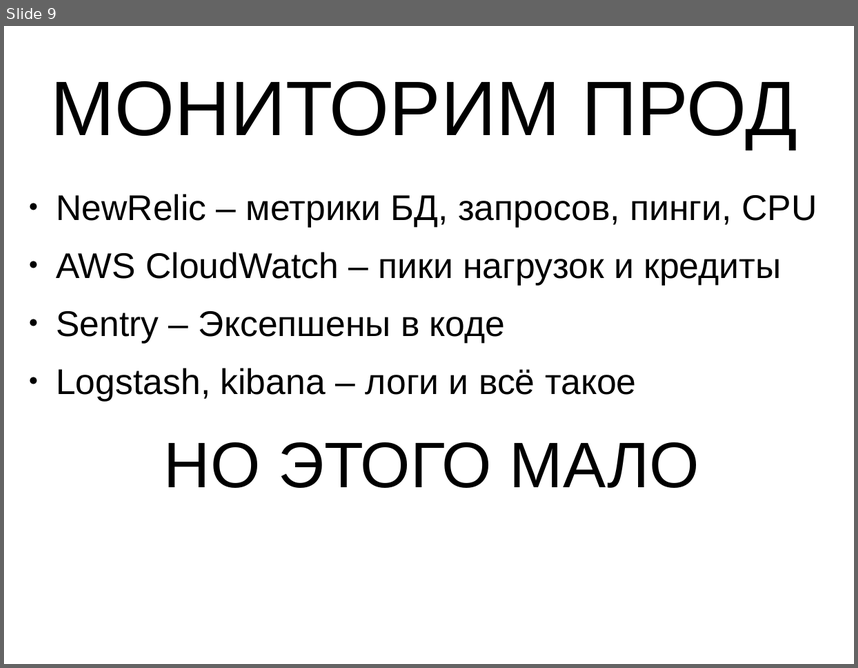
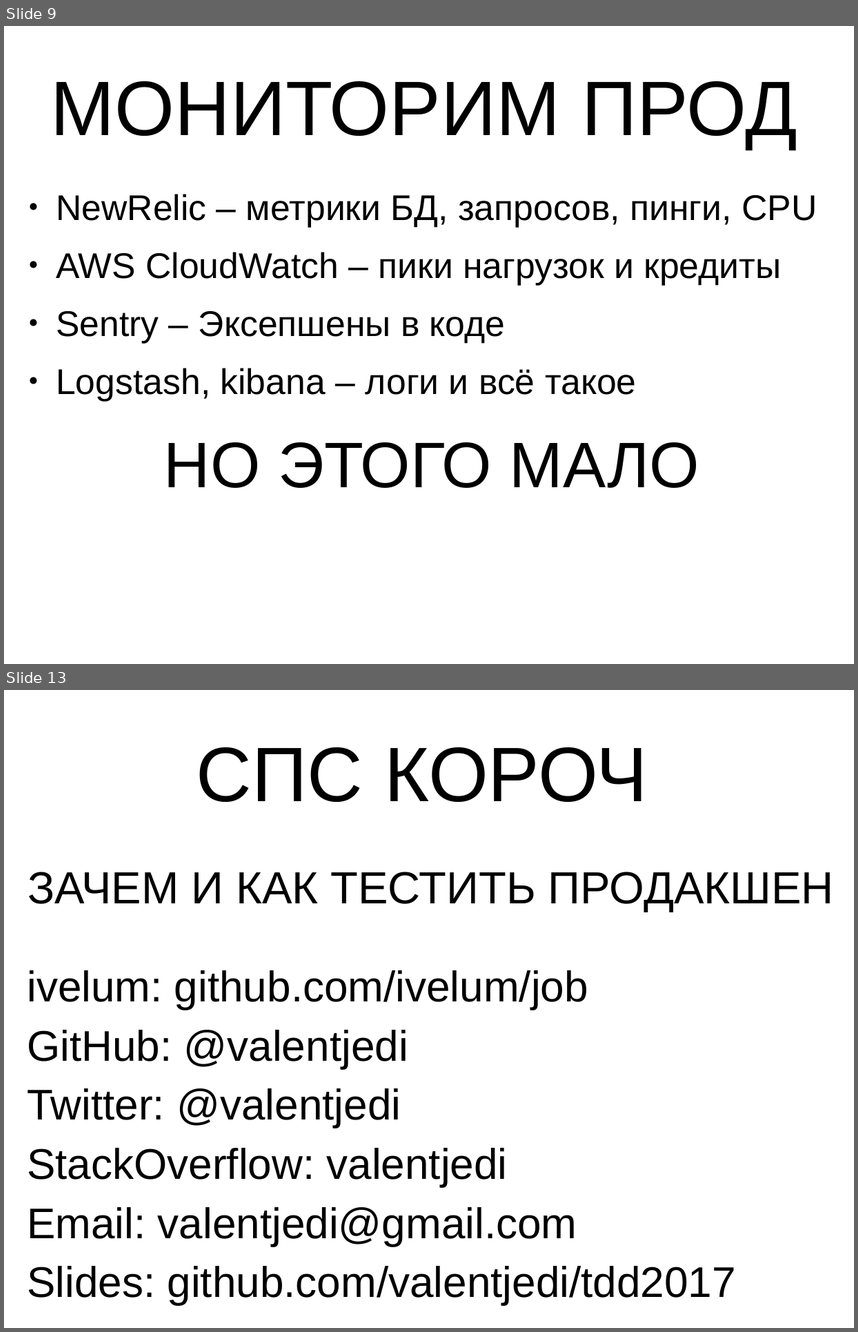
Before and after one commit to valignatev/tdd2017, a slide deck: tddsucks.odp. Shown one above the other, each under a label of ours: slide 9 before the commit, slides 9 and 13 after it; the slides between them are not shown. The pictures are 858x668 and 858x1332 pixels, drawn with LibreOffice and Linux fonts; fonts in the diff are those of the drawing. Boxes give left, top, right and bottom in pixels: in the first picture for what was removed or moved away, otherwise in the second. Text is boxed around its words. In the diff, an @@ line names an element or a change of style, - is before the commit and + after.

```diff
--- a/tddsucks.odp
+++ b/tddsucks.odp
@@ slide 13 added at (4,690,854,1328), background #FFFFFF @@
@@ title added at (197,747,648,802), 72 pt, text #000000 @@
+СПС КОРОЧ
@@ text added at (28,871,834,911), 42 pt, text #000000 @@
+ЗАЧЕМ И КАК ТЕСТИТЬ ПРОДАКШЕН
@@ text added at (27,970,736,1304), 40 pt, text #000000 @@
+ivelum: github.com/ivelum/job
+GitHub: @valentjedi
+Twitter: @valentjedi
+StackOverflow: valentjedi
+Email: valentjedi@gmail.com
+Slides: github.com/valentjedi/tdd2017
```
Also in this commit, not shown: 3 other slides added.
